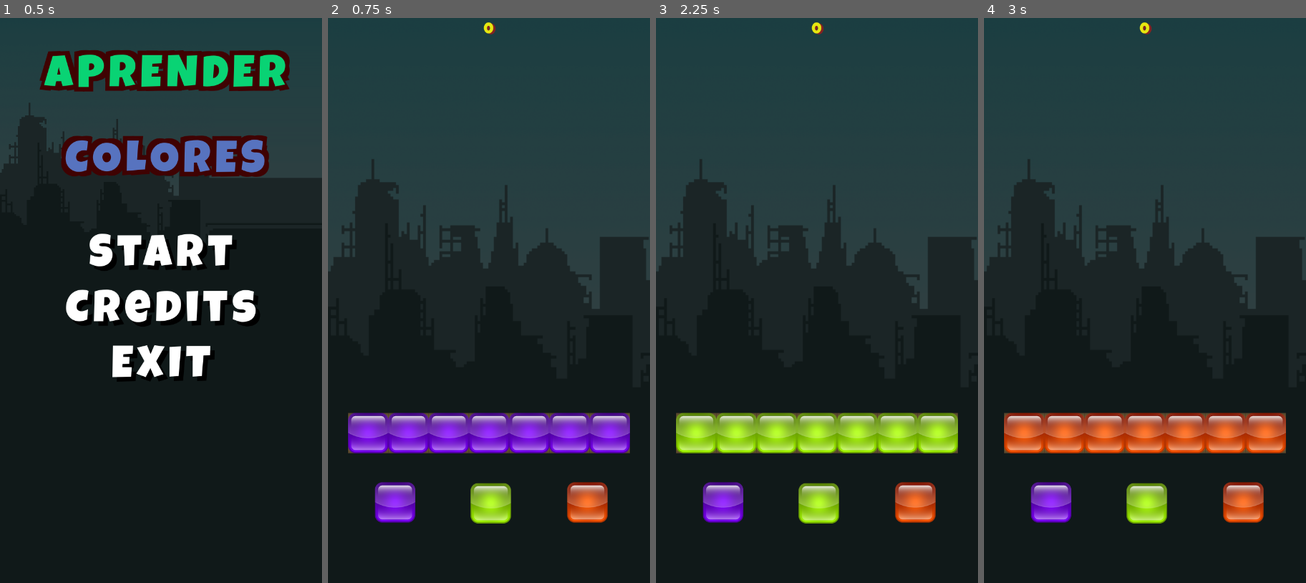
Above: before the commit, frames 1-4 (left to right).
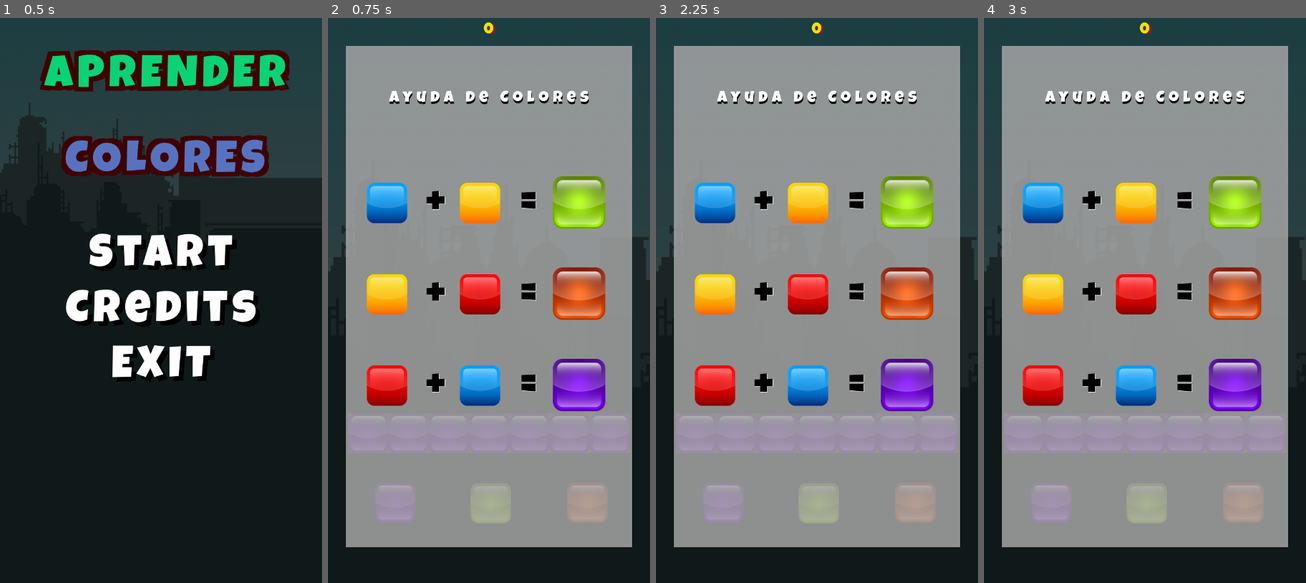
Above: after the commit, the same moments.

Repository: iabadie/AprenderColores
Game: Godot game, scene res://src/scenes/Menu/Menu.tscn
The game is run twice, just before and just after one commit, with the same random seed, the same clock (stepped at 60 frames per second) and the same inputs.
Inputs (mouse positions are in pixels of both pictures, inside the frame that each line leads up to):
- Up to frame 1 (0.5 s): no input
- Up to frame 2 (0.75 s): click "Start" at 0.5 s
- Up to frame 3 (2.25 s): tap Enter at 1.25 s; move the mouse to (723, 503) at 1.27 s; click (723, 503) at 1.35 s; tap Space at 2 s; move the mouse to (820, 503) at 2.02 s; click (820, 503) at 2.1 s
- Up to frame 4 (3 s): tap Enter at 2.75 s; move the mouse to (1244, 503) at 2.77 s; click (1244, 503) at 2.85 s

Frame 1 is identical in both runs. In frame 2, 79% of the frame differs, in the area x 5-95%, y 4-94%; in frame 3, 79%; in frame 4, 79%.

Commit message:
Added Colors Helper first approach

Diff:
--- /dev/null
+++ b/src/scenes/ColorsHelper/ColorsHelper.gd
@@ -0,0 +1,7 @@
+extends Node2D
+
+onready var containerNode = get_node("Control/CenterContainer/VBoxContainer/")
+
+func set_colors_helper(color_elements):
+	for i in range(0, color_elements.size()):
+		containerNode.get_child(i).set_colors_helper(color_elements[i])
--- /dev/null
+++ b/src/scenes/ColorsHelper/ColorsHelper.tscn
@@ -0,0 +1,67 @@
+[gd_scene load_steps=4 format=2]
+
+[ext_resource path="res://src/scenes/ColorsHelper/ColorsHelper.gd" type="Script" id=1]
+[ext_resource path="res://src/resources/fonts/game_font_35.tres" type="DynamicFont" id=2]
+[ext_resource path="res://src/scenes/ColorsHelper/ColorsItems/ColorsItemBox.tscn" type="PackedScene" id=3]
+
+[node name="ColorsHelper" type="Node2D"]
+z_index = 10
+script = ExtResource( 1 )
+
+[node name="Control" type="Control" parent="."]
+anchor_right = 1.0
+anchor_bottom = 1.0
+size_flags_horizontal = 3
+size_flags_vertical = 3
+
+[node name="ColorRect" type="ColorRect" parent="Control"]
+anchor_right = 1.0
+anchor_bottom = 1.0
+margin_left = 40.0
+margin_top = 80.0
+margin_right = 680.0
+margin_bottom = 1200.0
+color = Color( 0.643137, 0.643137, 0.643137, 0.85098 )
+
+[node name="HBoxContainer" type="HBoxContainer" parent="Control/ColorRect"]
+anchor_right = 1.0
+margin_top = 100.0
+margin_bottom = 36.0
+size_flags_horizontal = 3
+alignment = 1
+
+[node name="HelpText" type="Label" parent="Control/ColorRect/HBoxContainer"]
+margin_right = 640.0
+margin_bottom = 36.0
+size_flags_horizontal = 3
+custom_fonts/font = ExtResource( 2 )
+custom_colors/font_color_shadow = Color( 0, 0, 0, 1 )
+custom_constants/shadow_offset_y = 5
+text = "Ayuda de Colores"
+align = 1
+
+[node name="CenterContainer" type="CenterContainer" parent="Control"]
+anchor_right = 1.0
+anchor_bottom = 1.0
+margin_right = 720.0
+margin_bottom = 1280.0
+
+[node name="VBoxContainer" type="VBoxContainer" parent="Control/CenterContainer"]
+margin_left = 87.0
+margin_top = 336.0
+margin_right = 633.0
+margin_bottom = 944.0
+size_flags_horizontal = 3
+
+[node name="HBox1" parent="Control/CenterContainer/VBoxContainer" instance=ExtResource( 3 )]
+margin_right = 546.0
+
+[node name="HBox2" parent="Control/CenterContainer/VBoxContainer" instance=ExtResource( 3 )]
+margin_top = 204.0
+margin_right = 546.0
+margin_bottom = 404.0
+
+[node name="HBox3" parent="Control/CenterContainer/VBoxContainer" instance=ExtResource( 3 )]
+margin_top = 408.0
+margin_right = 546.0
+margin_bottom = 608.0
--- /dev/null
+++ b/src/scenes/ColorsHelper/ColorsItems/ColorsItemBox.gd
@@ -0,0 +1,10 @@
+extends HBoxContainer
+
+const container_node = "CenterContainer{str}/TextureRect/Color"
+
+func _ready():
+	pass # Replace with function body.
+
+func set_colors_helper(colors):
+	for i in range(1, colors.size() + 1):
+		get_node(container_node.format({"str": i})).texture = colors[i - 1]
--- /dev/null
+++ b/src/scenes/ColorsHelper/ColorsItems/ColorsItemBox.tscn
@@ -0,0 +1,93 @@
+[gd_scene load_steps=6 format=2]
+
+[ext_resource path="res://src/scenes/ColorsHelper/ColorsItems/ColorsItemBox.gd" type="Script" id=1]
+[ext_resource path="res://src/resources/blocks/blue.png" type="Texture" id=2]
+[ext_resource path="res://src/resources/fonts/game_font.tres" type="DynamicFont" id=3]
+[ext_resource path="res://src/resources/blocks/green.png" type="Texture" id=4]
+[ext_resource path="res://src/resources/blocks/purple.png" type="Texture" id=5]
+
+[node name="HBox1" type="HBoxContainer"]
+margin_right = 520.0
+margin_bottom = 200.0
+rect_min_size = Vector2( 0, 200 )
+size_flags_horizontal = 3
+size_flags_vertical = 3
+script = ExtResource( 1 )
+
+[node name="CenterContainer1" type="CenterContainer" parent="."]
+margin_right = 100.0
+margin_bottom = 200.0
+
+[node name="TextureRect" type="TextureRect" parent="CenterContainer1"]
+margin_top = 50.0
+margin_right = 100.0
+margin_bottom = 150.0
+rect_min_size = Vector2( 100, 100 )
+size_flags_horizontal = 3
+size_flags_vertical = 3
+
+[node name="Color" type="Sprite" parent="CenterContainer1/TextureRect"]
+texture = ExtResource( 2 )
+centered = false
+
+[node name="Plus" type="Label" parent="."]
+margin_left = 104.0
+margin_top = 49.0
+margin_right = 204.0
+margin_bottom = 150.0
+rect_min_size = Vector2( 100, 100 )
+custom_fonts/font = ExtResource( 3 )
+custom_colors/font_color = Color( 0, 0, 0, 1 )
+custom_colors/font_color_shadow = Color( 1, 1, 1, 1 )
+custom_constants/shadow_offset_x = 1
+text = "+"
+align = 1
+valign = 1
+
+[node name="CenterContainer2" type="CenterContainer" parent="."]
+margin_left = 208.0
+margin_right = 308.0
+margin_bottom = 200.0
+
+[node name="TextureRect" type="TextureRect" parent="CenterContainer2"]
+margin_top = 50.0
+margin_right = 100.0
+margin_bottom = 150.0
+rect_min_size = Vector2( 100, 100 )
+size_flags_horizontal = 3
+size_flags_vertical = 3
+expand = true
+
+[node name="Color" type="Sprite" parent="CenterContainer2/TextureRect"]
+texture = ExtResource( 4 )
+centered = false
+
+[node name="Equals" type="Label" parent="."]
+margin_left = 312.0
+margin_top = 49.0
+margin_right = 412.0
+margin_bottom = 150.0
+rect_min_size = Vector2( 100, 100 )
+custom_fonts/font = ExtResource( 3 )
+custom_colors/font_color = Color( 0, 0, 0, 1 )
+custom_colors/font_color_shadow = Color( 1, 1, 1, 1 )
+custom_constants/shadow_offset_x = 1
+text = "="
+align = 1
+valign = 1
+
+[node name="CenterContainer3" type="CenterContainer" parent="."]
+margin_left = 416.0
+margin_right = 546.0
+margin_bottom = 200.0
+
+[node name="TextureRect" type="TextureRect" parent="CenterContainer3"]
+margin_top = 35.0
+margin_right = 130.0
+margin_bottom = 165.0
+rect_min_size = Vector2( 130, 130 )
+
+[node name="Color" type="Sprite" parent="CenterContainer3/TextureRect"]
+scale = Vector2( 1.3, 1.3 )
+texture = ExtResource( 5 )
+centered = false
--- a/src/scenes/Level1/Level1.gd
+++ b/src/scenes/Level1/Level1.gd
@@ -1,11 +1,22 @@
 extends Node2D
 
 const finish_dialog = preload("res://src/scenes/UI/FinishDialog/FinishDialog.tscn")
+
+const helper = preload("res://src/scenes/ColorsHelper/ColorsHelper.tscn")
 
 var points = 0;
 
 func _ready():
 	$Points.text = String(points);
+	var helper_scene = helper.instance()
+	add_child(helper_scene)
+	helper_scene.set_colors_helper(
+		[
+			[global.blue, global.yellow, global.green],
+			[global.yellow, global.red, global.orange],
+			[global.red, global.blue, global.purple]
+		]
+	)
 
 func lose_level():
 	var dialog = finish_dialog.instance()
